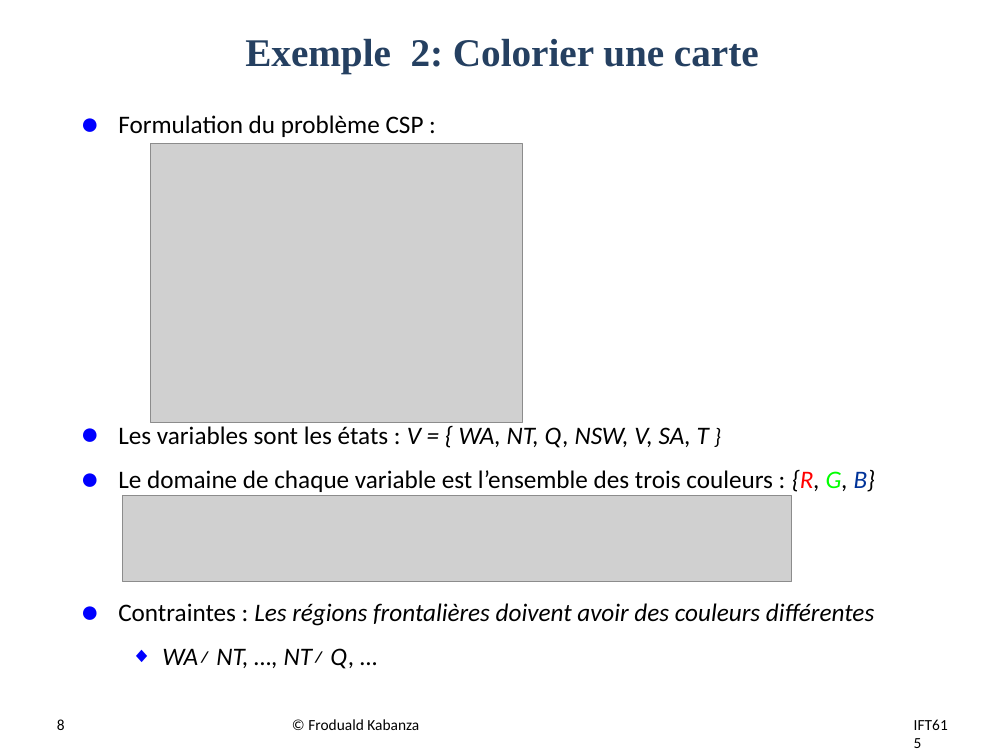
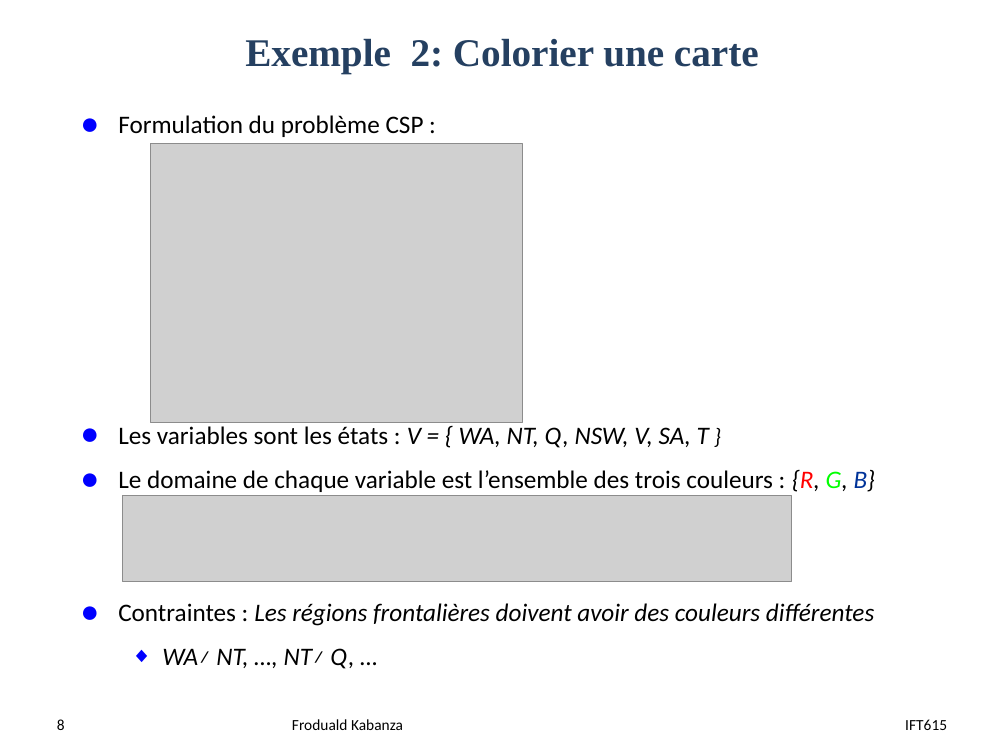
Before and after one commit to djeffkanda/djeffkanda.github.io, a slide deck: slide 8 of ift/assets/slides/ift615-19-Recherche locale par la satisfaction de contraintes.pptx. Drawn at 1008x756 pixels with LibreOffice and Linux fonts; fonts in the diff are those of the drawing; grey boxes stand for pictures. Boxes give left, top, right and bottom in pixels: in the first picture for what was removed or moved away, otherwise in the second. Text is boxed around its words. In the diff, an @@ line names an element or a change of style, - is before the commit and + after.

```diff
--- a/ift/assets/slides/ift615-19-Recherche locale par la satisfaction de contraintes.pptx
+++ b/ift/assets/slides/ift615-19-Recherche locale par la satisfaction de contraintes.pptx
@@ text at [292, 719, 403, 730]: text changed @@
-© Froduald Kabanza
+Froduald Kabanza
@@ text "IFT615" rewrapped from [904, 710, 962, 750] to [905, 719, 947, 730] @@
```
Also in this commit, not shown: 44 other slides changed, 3 other files.
